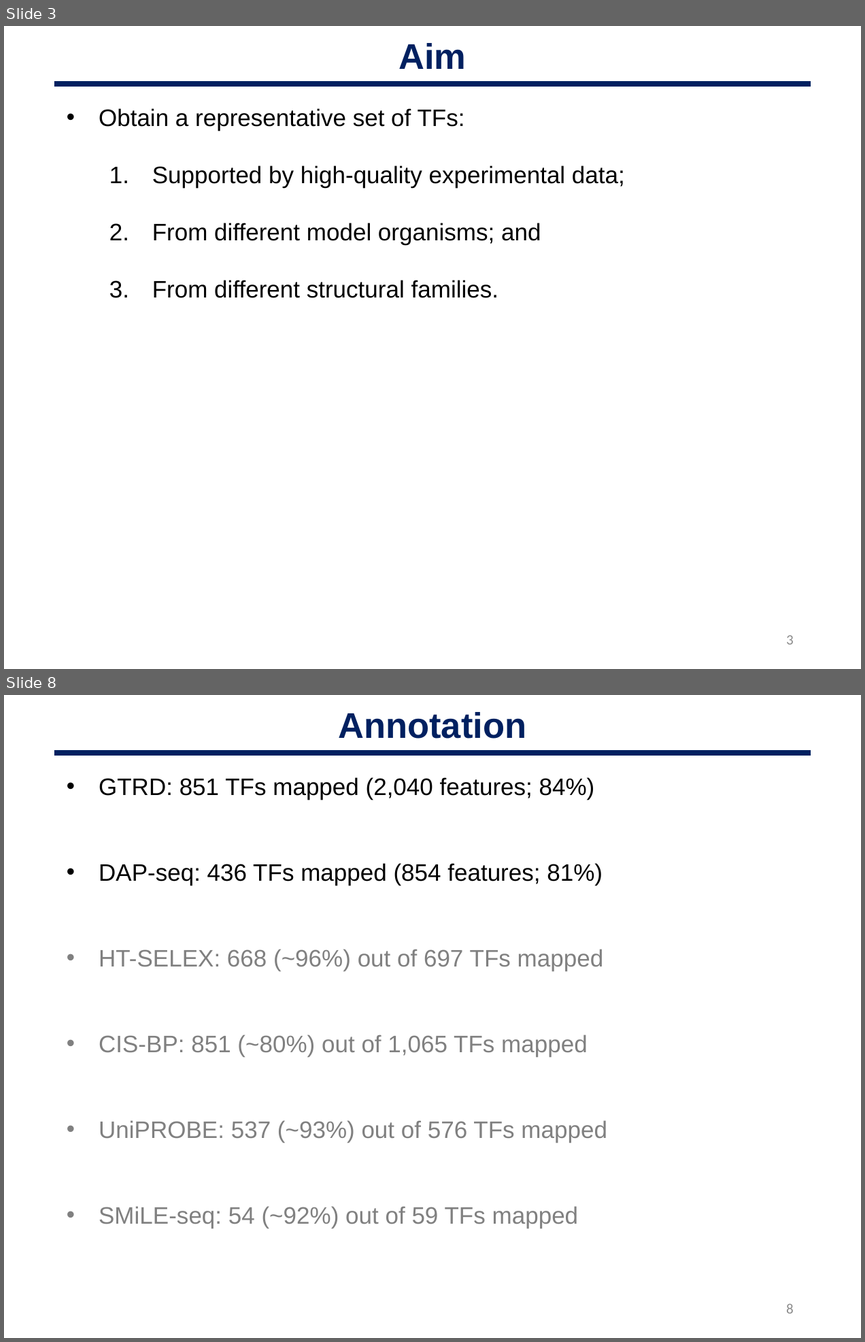
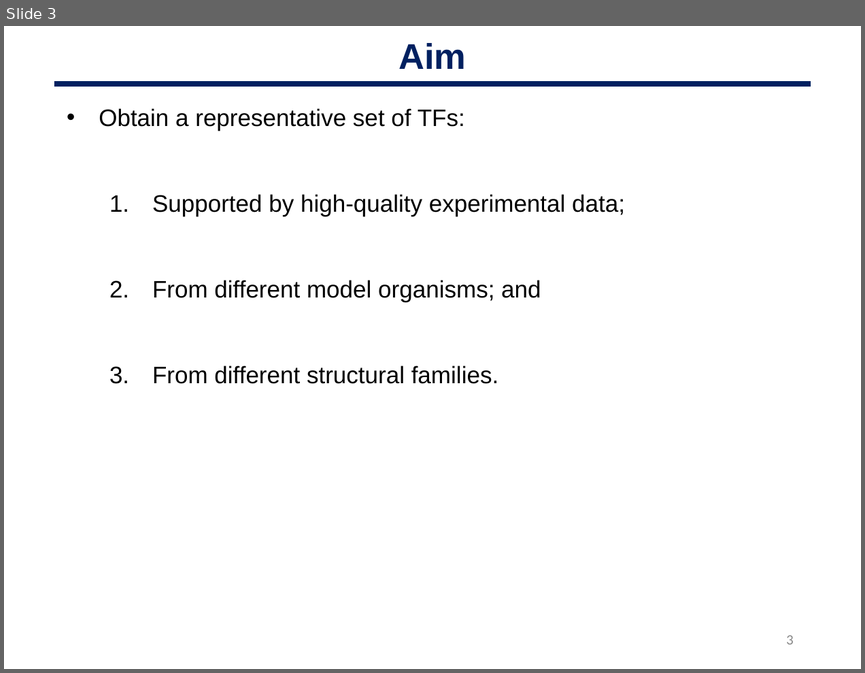
Before and after one commit to oriolfornes/GRECO-BIT-TFBS-annotations, a slide deck: Slides/OF_200218_GREEKC.pptx. Shown one above the other, each under a label of ours: slides 3 and 8 before the commit, slide 3 after it; the slides between them are not shown. The pictures are 865x1342 and 865x673 pixels, drawn with LibreOffice and Linux fonts; fonts in the diff are those of the drawing. Boxes give left, top, right and bottom in pixels: in the first picture for what was removed or moved away, otherwise in the second. Text is boxed around its words. In the diff, an @@ line names an element or a change of style, - is before the commit and + after.

```diff
--- a/Slides/OF_200218_GREEKC.pptx
+++ b/Slides/OF_200218_GREEKC.pptx
@@ slide 8 removed at (4,695,861,1338), background #FFFFFF @@
@@ text removed at (338,712,526,739) @@
-Annotation
@@ line removed from (54, 753) to (810, 753) @@
@@ text removed at (99,777,607,1228) @@
-• GTRD: 851 TFs mapped (2,040 features; 84%)
-• DAP-seq: 436 TFs mapped (854 features; 81%)
-• HT-SELEX: 668 (~96%) out of 697 TFs mapped
-• CIS-BP: 851 (~80%) out of 1,065 TFs mapped
-• UniPROBE: 537 (~93%) out of 576 TFs mapped
-• SMiLE-seq: 54 (~92%) out of 59 TFs mapped
@@ rectangle removed at (54,936,811,1251) @@
@@ page number removed at (786,1304,793,1313) @@
-8
@@ slide 3 changed as well @@
@@ text "Obtain a representative set of ..." rewrapped from (99,108,625,298) to (99,108,625,384) @@
```
Also in this commit, not shown: 2 other slides changed, 6 slides added, 9 other slides removed, 2 other files.
